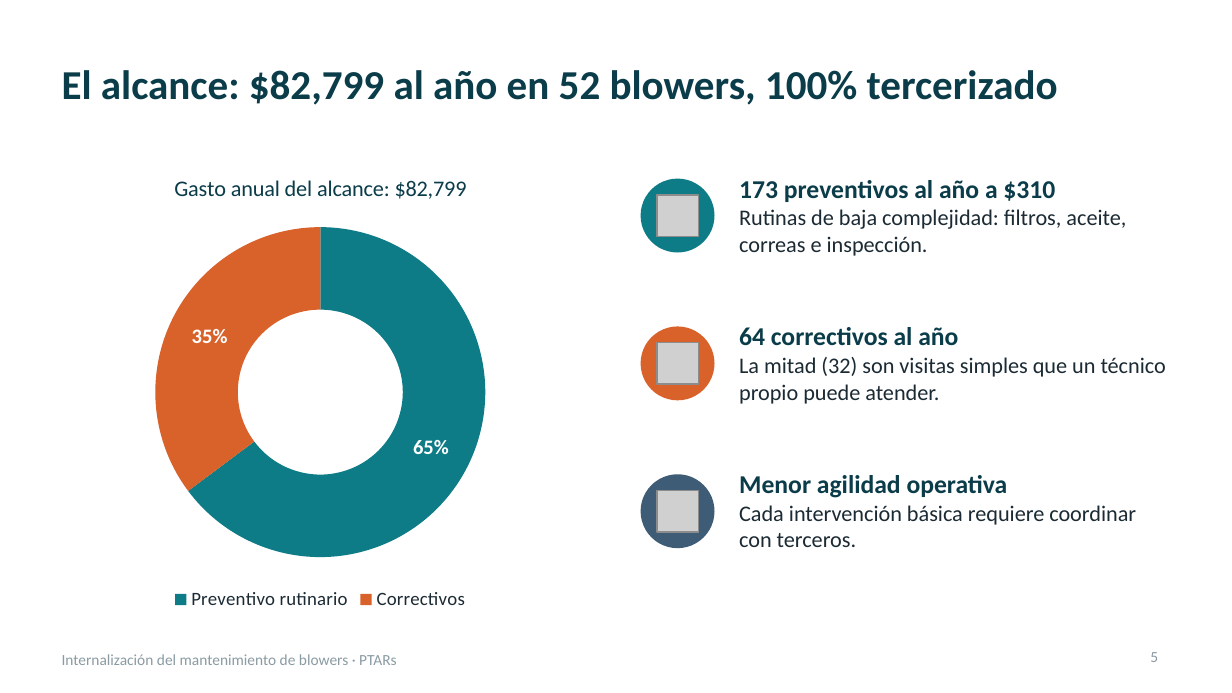
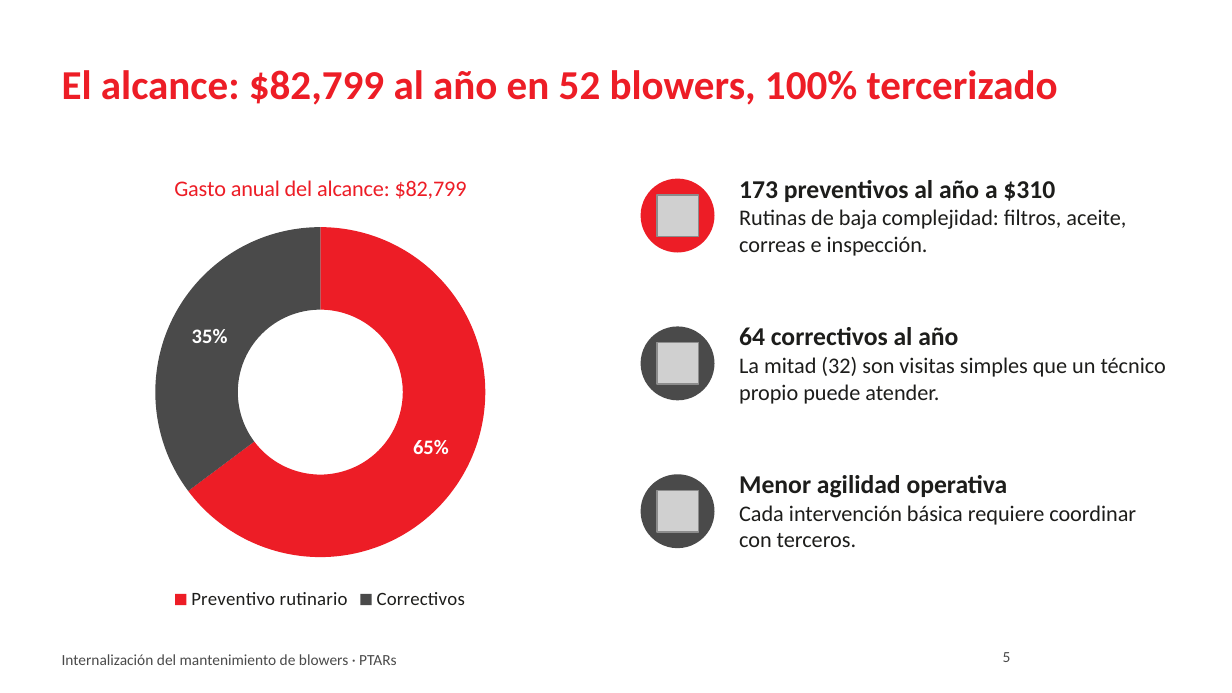
Before and after one commit to jjsamcar/Codigo-IA, a slide deck: slide 5 of presentaciones/Blowers_PTARs_Resumen_Gerencia.pptx. Drawn at 1232x693 pixels with LibreOffice and Linux fonts; fonts in the diff are those of the drawing; grey boxes stand for pictures; background and template pictures are left out. Boxes give left, top, right and bottom in pixels: in the first picture for what was removed or moved away, otherwise in the second. Text is boxed around its words. In the diff, an @@ line names an element or a change of style, - is before the commit and + after.

```diff
--- a/presentaciones/Blowers_PTARs_Resumen_Gerencia.pptx
+++ b/presentaciones/Blowers_PTARs_Resumen_Gerencia.pptx
@@ title "El alcance: $82,799 al año ..." at [62, 70, 1058, 105]: text colour #0B3C49 to #ED1D26 @@
@@ doughnut chart at [62, 154, 579, 616] @@
@@ colours of single points changed @@
@@ legend changed @@
@@ lettering changed @@
@@ ellipse at [641, 179, 715, 253]: fill #0E7C86 to #ED1D26 @@
@@ text "173 preventivos al año a ..." at [739, 180, 1126, 256]: text colour #0B3C49 to #1D1D1B in "173 preventivos al año a $310"; text colour #1B2A33 to #1D1D1B in "Rutinas de baja complejidad: filtros, aceite, correas ..." @@
@@ ellipse at [641, 326, 715, 400]: fill #D9622B to #4A4A4A @@
@@ text "64 correctivos al año" at [739, 327, 1166, 404]: text colour #0B3C49 to #1D1D1B in "64 correctivos al año"; text colour #1B2A33 to #1D1D1B in "La mitad (32) son visitas simples que ..." @@
@@ ellipse at [641, 474, 715, 548]: fill #3E5C76 to #4A4A4A @@
@@ text "Menor agilidad operativa" at [739, 475, 1136, 547]: text colour #0B3C49 to #1D1D1B in "Menor agilidad operativa"; text colour #1B2A33 to #1D1D1B in "Cada intervención básica requiere coordinar con terceros." @@
@@ text "Internalización del mantenimiento de blowers ..." at [62, 654, 397, 665]: text colour #8A9BA3 to #4A4A4A @@
@@ page number: place and size @@
-page number at [1150, 652, 1158, 662]
+page number at [1003, 652, 1011, 662]
@@ page number at [1003, 652, 1011, 662]: text colour #8A9BA3 to #4A4A4A @@
```
Also in this commit, not shown: 14 other slides changed.
